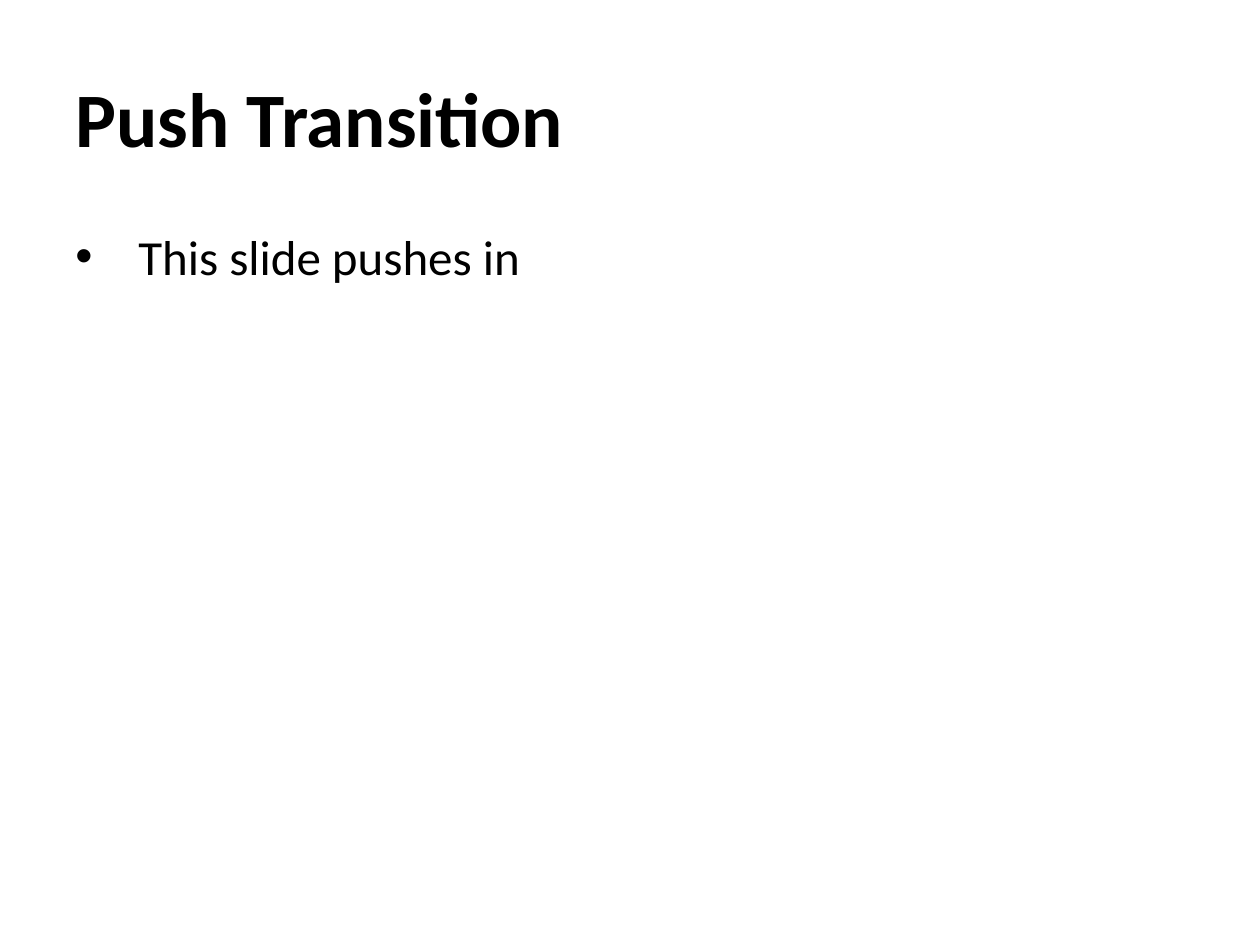
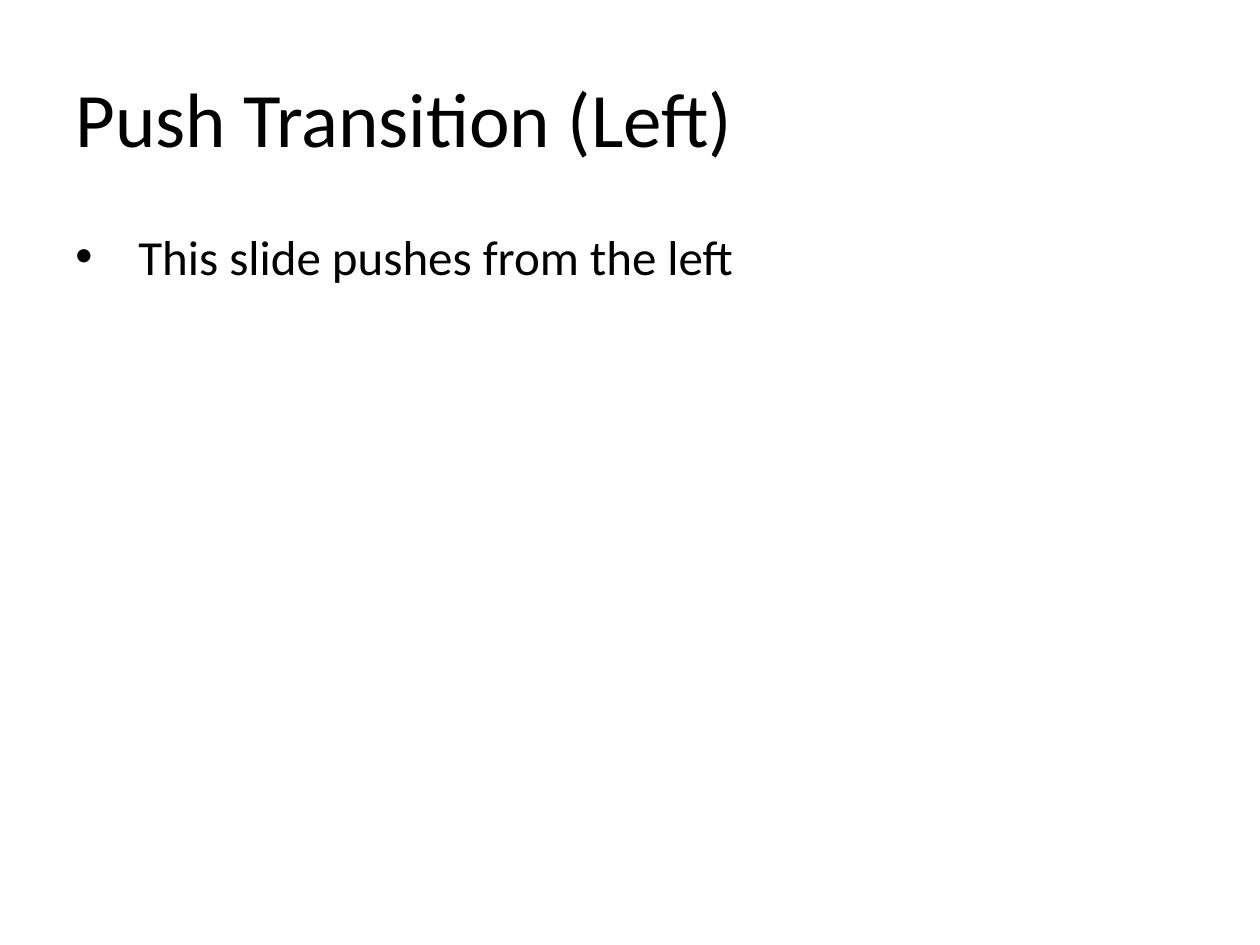
Before and after one commit to djinn-soul/gopptx, a slide deck: slide 2 of smoke_samples/14_transitions.pptx. Drawn at 1260x945 pixels with LibreOffice and Linux fonts; fonts in the diff are those of the drawing. Boxes give left, top, right and bottom in pixels: in the first picture for what was removed or moved away, otherwise in the second. Text is boxed around its words. In the diff, an @@ line names an element or a change of style, - is before the commit and + after.

```diff
--- a/smoke_samples/14_transitions.pptx
+++ b/smoke_samples/14_transitions.pptx
@@ text at <box>75,91,732,158</box>: text changed; bold off @@
-Push Transition
+Push Transition (Left)
@@ text at <box>138,241,732,283</box>: text changed @@
-• This slide pushes in
+• This slide pushes from the left
```
Also in this commit, not shown: 2 other slides changed, 2 slides added, 45 other files.
